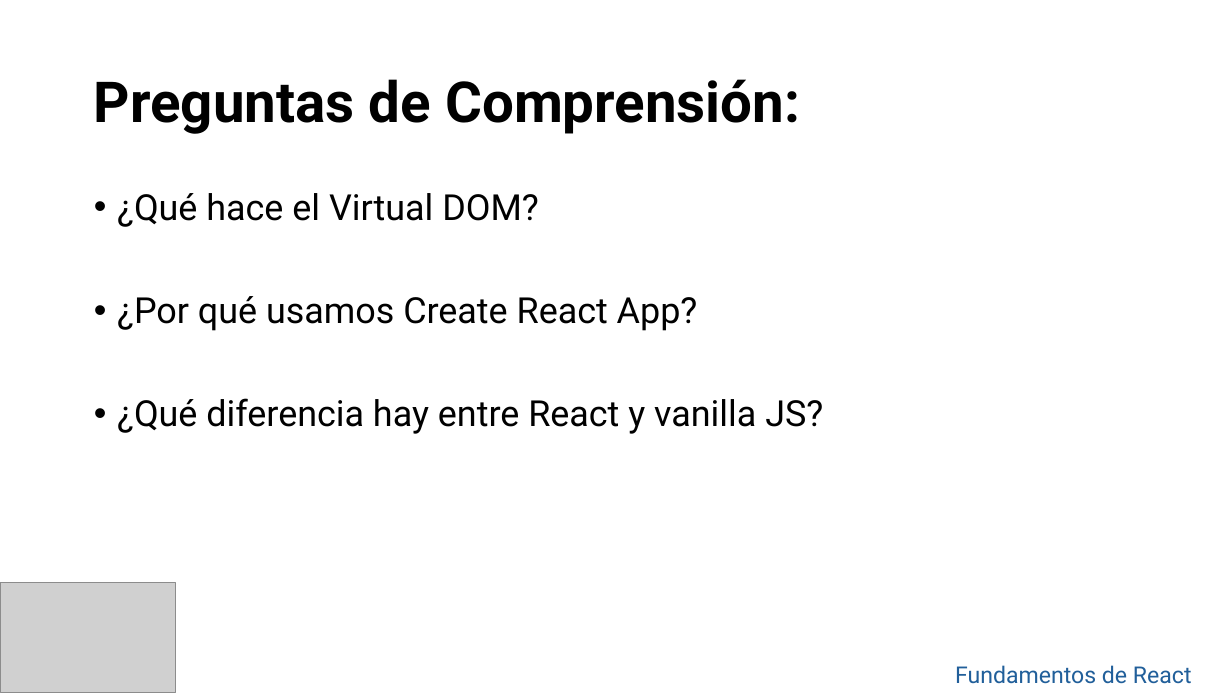
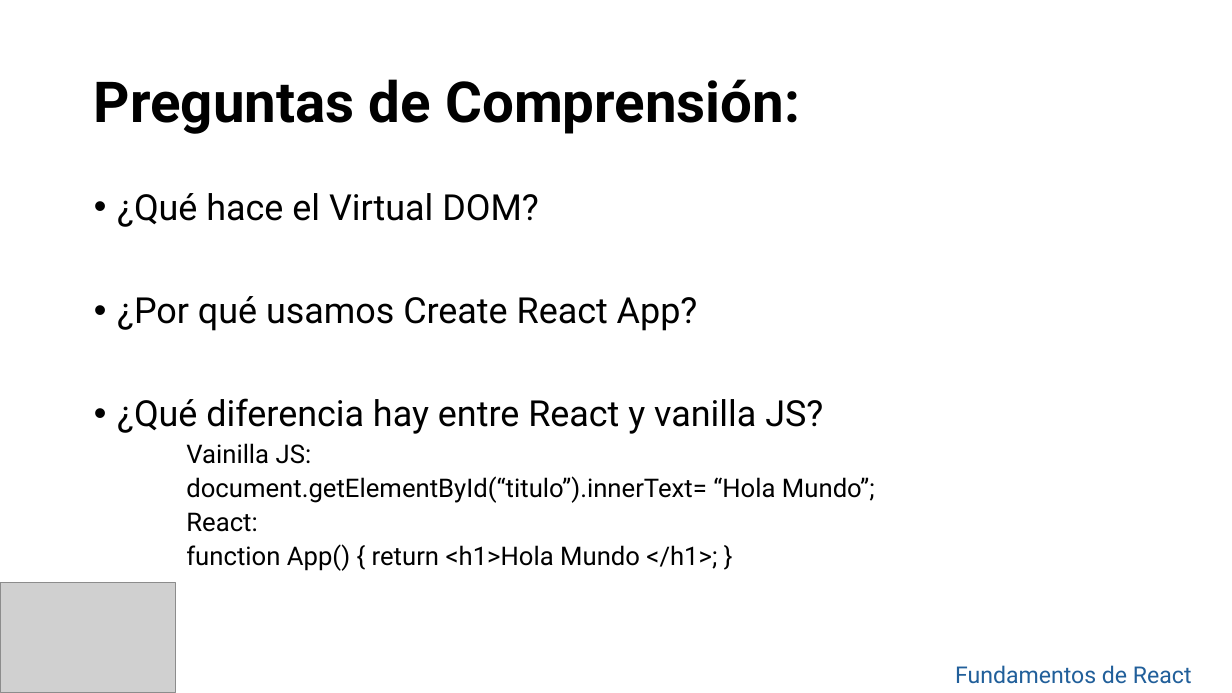
Before and after one commit to jompy31/Curso_react_2025, a slide deck: slide 12 of Clase 1.pptx. Drawn at 1232x693 pixels with LibreOffice and Linux fonts; fonts in the diff are those of the drawing; grey boxes stand for pictures; background and template pictures are left out. Boxes give left, top, right and bottom in pixels: in the first picture for what was removed or moved away, otherwise in the second. Text is boxed around its words. In the diff, an @@ line names an element or a change of style, - is before the commit and + after.

```diff
--- a/Clase 1.pptx
+++ b/Clase 1.pptx
@@ text at (186,443,875,571): paragraphs added @@
+    Vainilla JS:
+    document.getElementById(“titulo”).innerText= “Hola Mundo”;
+    React:
+    function App() { return <h1>Hola Mundo </h1>; }
```
Also in this commit, not shown: 1 other slide changed, 28 other files.
